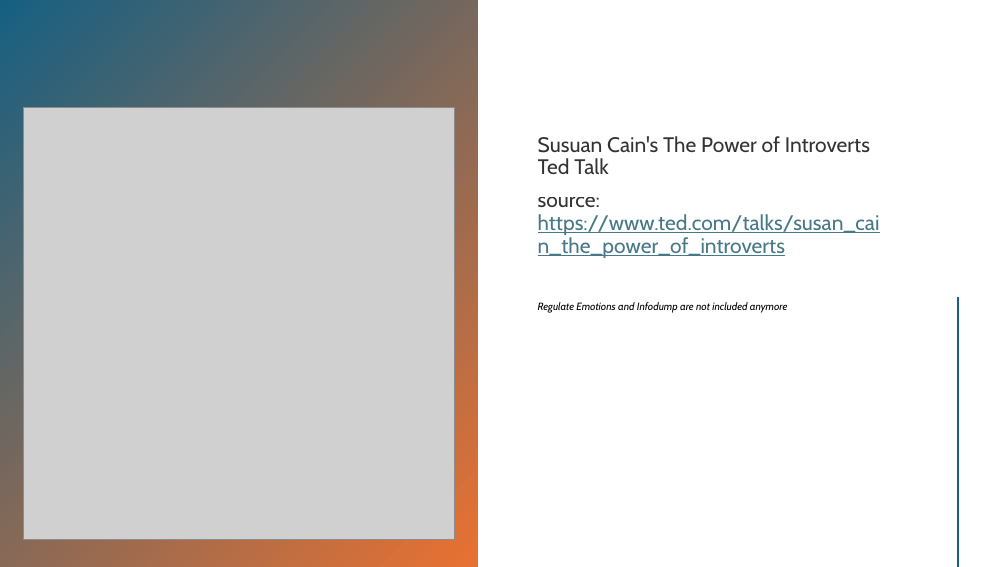
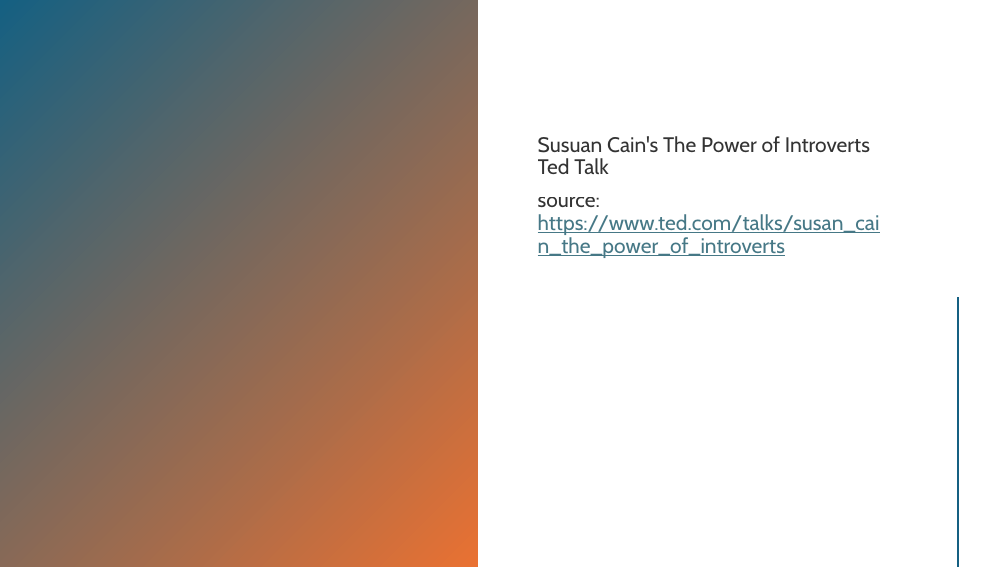
Before and after one commit to ckraft-bot/neuro_synk, a slide deck: slide 2 of app_preview_slides.pptm. Drawn at 1008x567 pixels with LibreOffice and Linux fonts; fonts in the diff are those of the drawing; grey boxes stand for pictures. Boxes give left, top, right and bottom in pixels: in the first picture for what was removed or moved away, otherwise in the second. Text is boxed around its words. In the diff, an @@ line names an element or a change of style, - is before the commit and + after.

```diff
--- a/app_preview_slides.pptm
+++ b/app_preview_slides.pptm
@@ picture removed at [23, 107, 455, 539] @@
@@ text at [538, 302, 787, 313]: paragraph removed @@
-Regulate Emotions and Infodump are not included anymore
```
Also in this commit, not shown: 1 other slide changed, 1 slide added, 1 slide removed, 1 other file.
